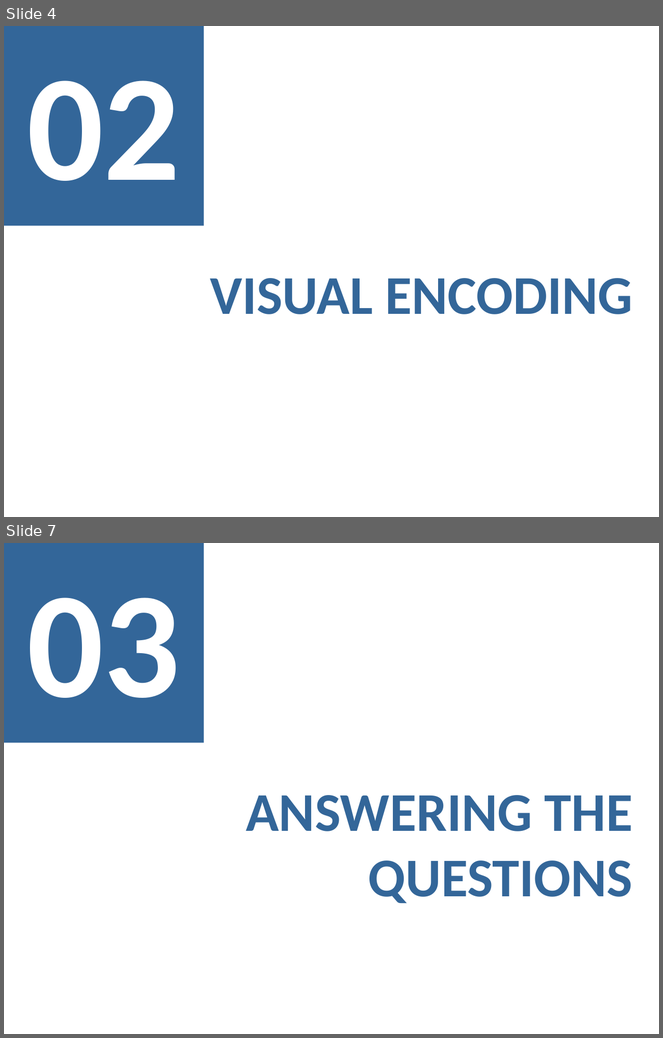
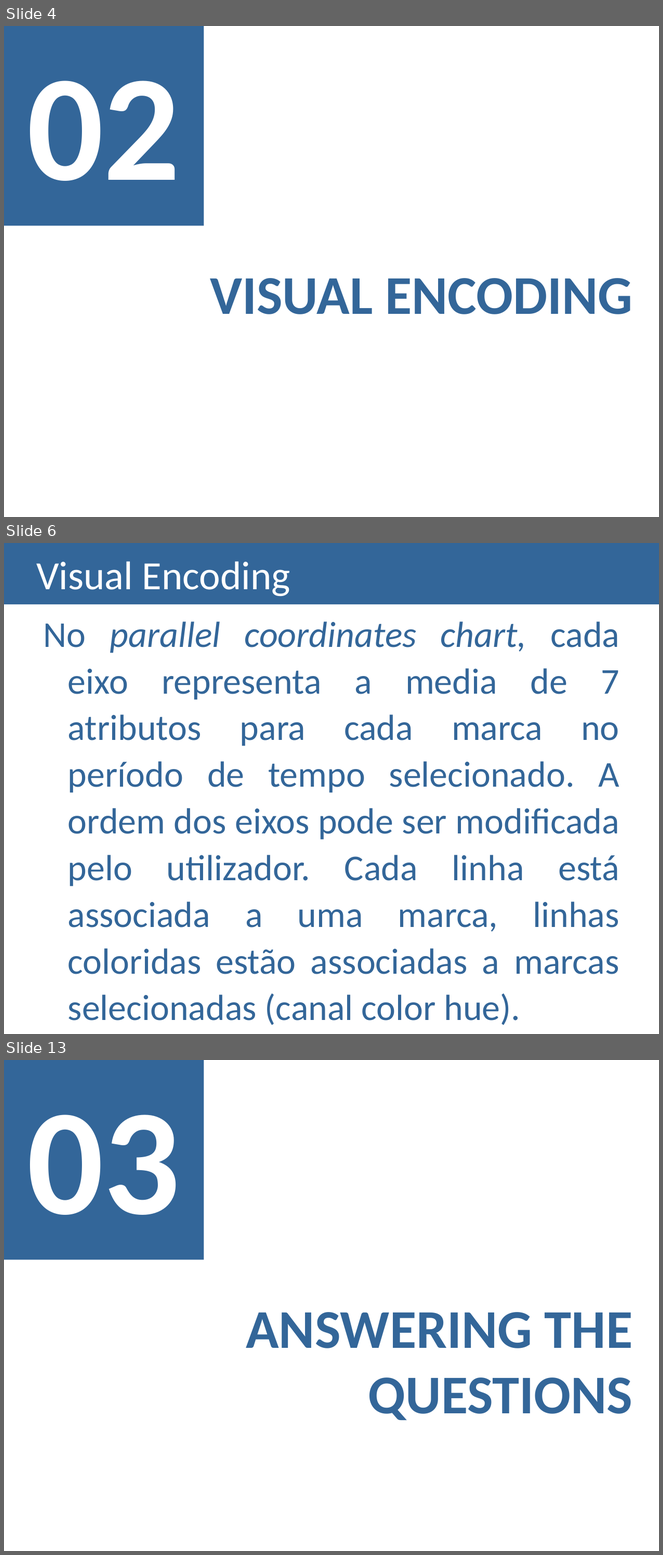
Before and after one commit to isabelSoares/IV-2021, a slide deck: Checkpoints Outline/Checkpoint 3/Checkpoint 3 - G16.pptx. Shown one above the other, each under a label of ours: slides 4 and 7 before the commit, slides 4, 6 and 13 after it; the slides between them are not shown. The pictures are 663x1038 and 663x1555 pixels, drawn with LibreOffice and Linux fonts; fonts in the diff are those of the drawing. Boxes give left, top, right and bottom in pixels: in the first picture for what was removed or moved away, otherwise in the second. Text is boxed around its words. In the diff, an @@ line names an element or a change of style, - is before the commit and + after.

```diff
--- a/Checkpoints Outline/Checkpoint 3/Checkpoint 3 - G16.pptx
+++ b/Checkpoints Outline/Checkpoint 3/Checkpoint 3 - G16.pptx
@@ slide 6 added at (x1=4, y1=543, x2=659, y2=1034), background #FFFFFF @@
@@ title added at (x1=4, y1=543, x2=659, y2=604), fill #336699, 44 pt, text #FFFFFF @@
+Visual Encoding
@@ text added at (x1=44, y1=622, x2=620, y2=975), 40 pt, text #336699 @@
+No parallel coordinates chart, cada eixo representa a media de 7 atributos para cada marca no período de tempo selecionado. A ordem dos eixos pode ser modificada pelo utilizador. Cada linha está associada a uma marca, linhas coloridas estão associadas a marcas selecionadas (canal color hue).
@@ what was slide 7 is now slide 13 @@
```
Also in this commit, not shown: 23 other slides added, 4 slides removed, 2 other files.
